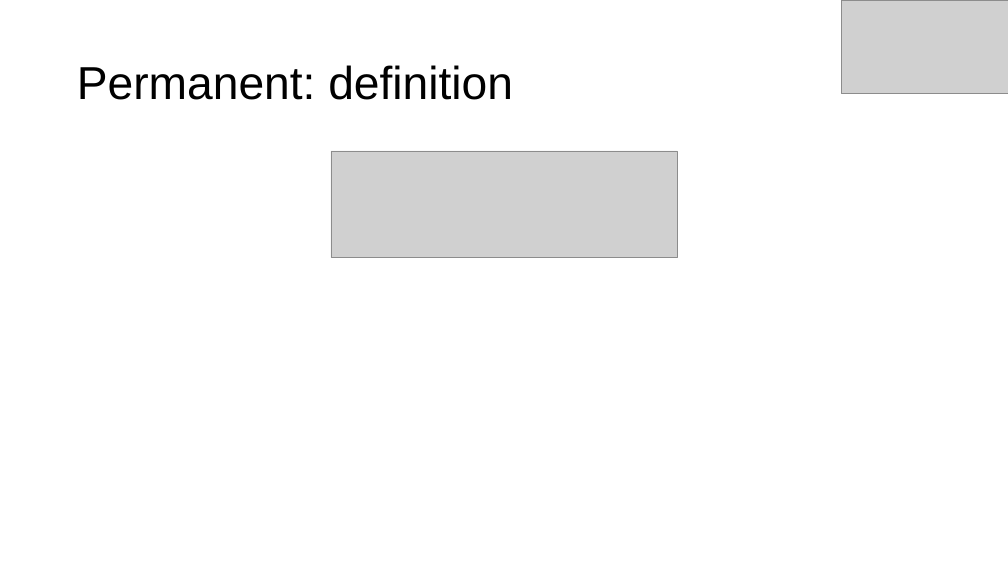
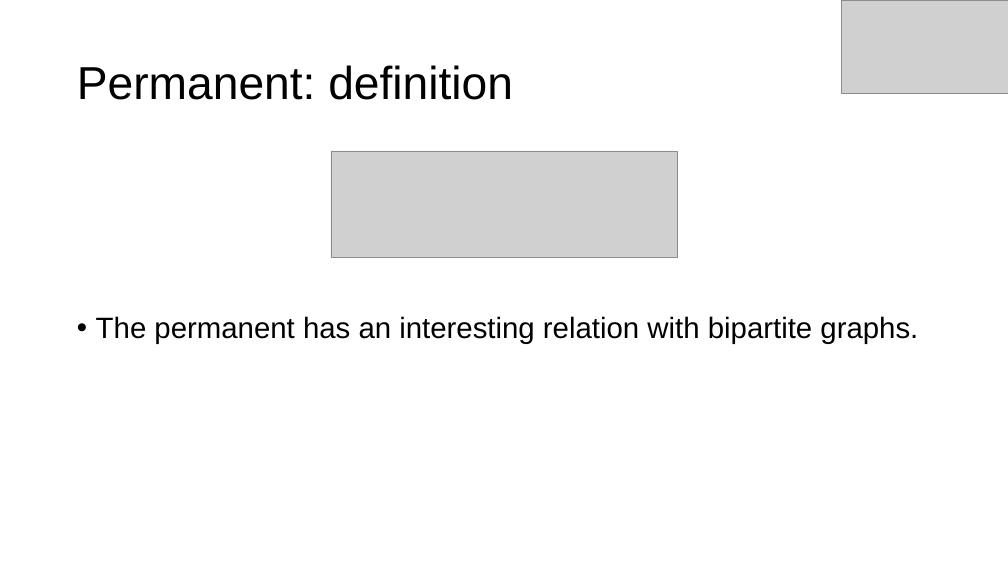
Before and after one commit to SoleilVermeil/grawiti, a slide deck: slide 7 of Presentation1.pptx (slide 4 before the commit). Drawn at 1008x567 pixels with LibreOffice and Linux fonts; fonts in the diff are those of the drawing; grey boxes stand for pictures. Boxes give left, top, right and bottom in pixels: in the first picture for what was removed or moved away, otherwise in the second. Text is boxed around its words. In the diff, an @@ line names an element or a change of style, - is before the commit and + after.

```diff
--- a/Presentation1.pptx
+++ b/Presentation1.pptx
@@ text added at box(96, 316, 918, 344), 28 pt, text #000000 @@
+• The permanent has an interesting relation with bipartite graphs.
```
Also in this commit, not shown: 6 slides added, 2 other files.
